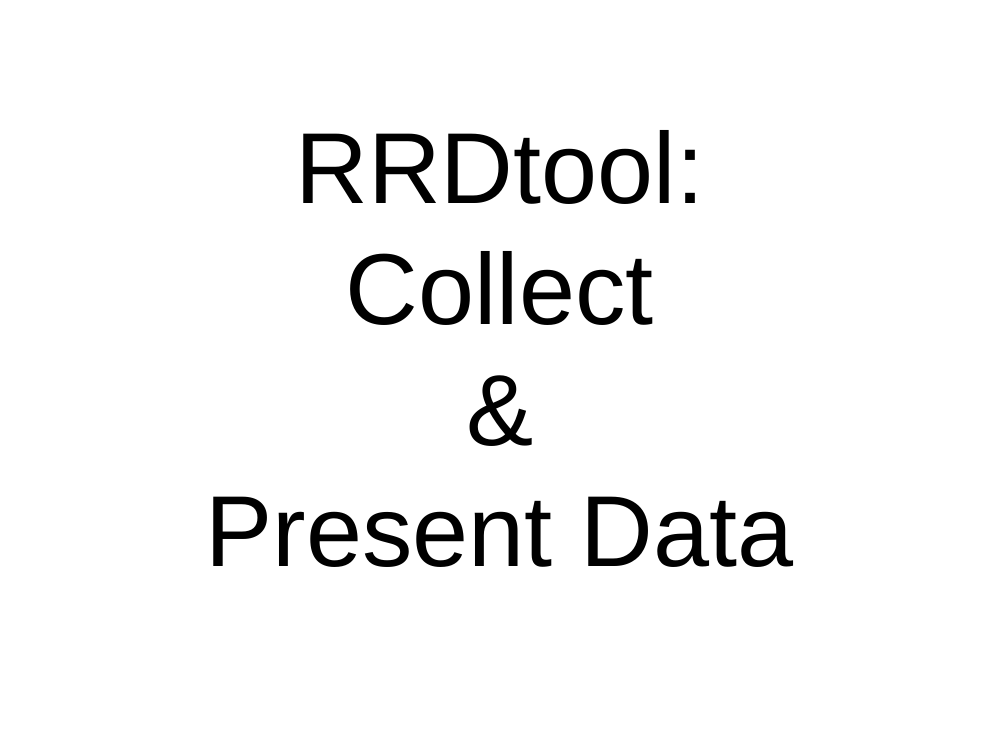
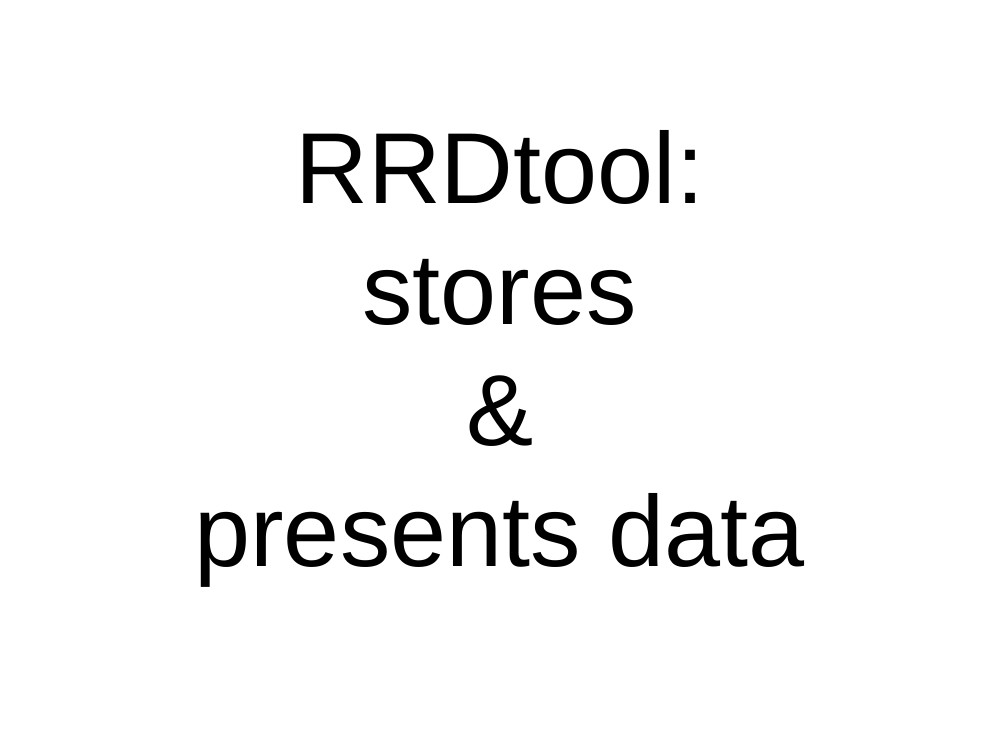
Before and after one commit to Distrotech/rrdtool, a slide deck: slide 47 of talks/rrdtoolfast/monitoring-en.ppt (slide 46 before the commit). Drawn at 1008x756 pixels with LibreOffice and Linux fonts; fonts in the diff are those of the drawing. Boxes give left, top, right and bottom in pixels: in the first picture for what was removed or moved away, otherwise in the second. Text is boxed around its words. In the diff, an @@ line names an element or a change of style, - is before the commit and + after.

```diff
--- a/talks/rrdtoolfast/monitoring-en.ppt
+++ b/talks/rrdtoolfast/monitoring-en.ppt
@@ title at (194, 130, 805, 584): text changed @@
-RRDtool:
-Collect
-&
-Present Data
+RRDtool:
+stores
+&
+presents data
```
Also in this commit, not shown: 14 other slides changed, 18 slides added, 6 slides removed, 2 other files.
